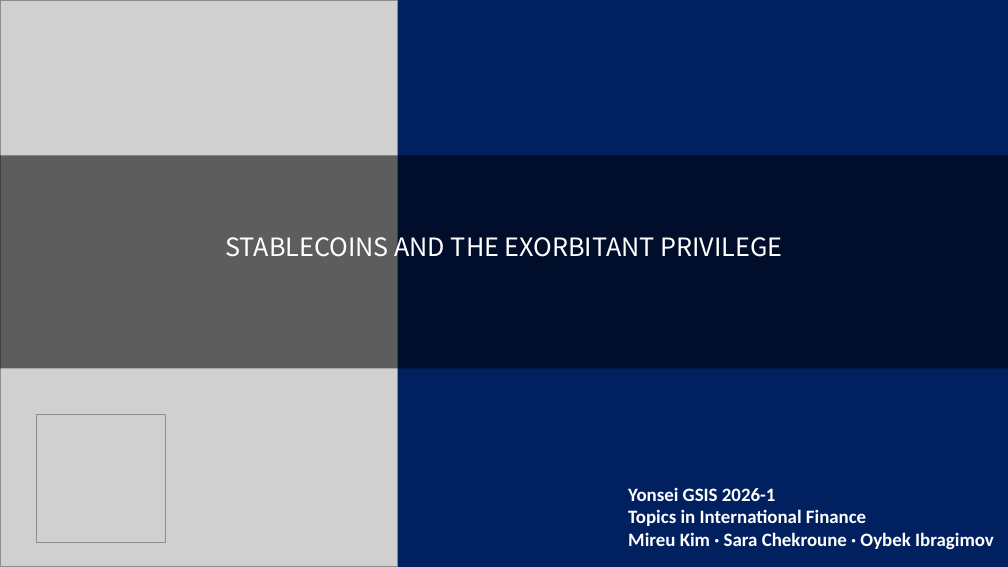
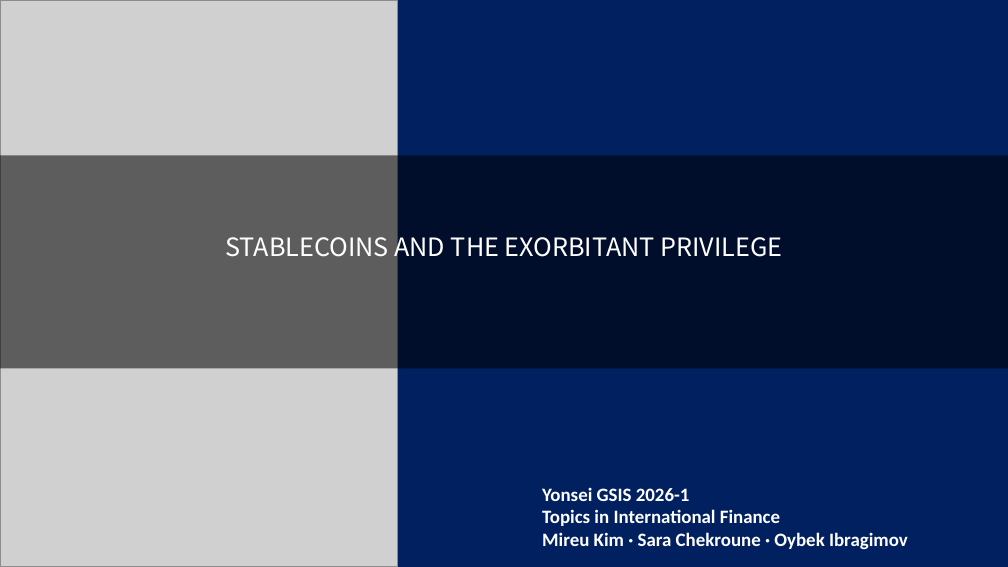
Before and after one commit to kimmireu0921/Stablecoins-and-the-Exorbitant-Privilege, a slide deck: slide 1 of FINAL_0512_Stablecoin_Exorbitant_Privilege.pptx. Drawn at 1008x567 pixels with LibreOffice and Linux fonts; fonts in the diff are those of the drawing; grey boxes stand for pictures. Boxes give left, top, right and bottom in pixels: in the first picture for what was removed or moved away, otherwise in the second. Text is boxed around its words. In the diff, an @@ line names an element or a change of style, - is before the commit and + after.

Commit message:
update_Oybek

```diff
--- a/FINAL_0512_Stablecoin_Exorbitant_Privilege.pptx
+++ b/FINAL_0512_Stablecoin_Exorbitant_Privilege.pptx
@@ picture removed at [36, 414, 165, 543] @@
@@ text "Yonsei GSIS 2026-1": place and size @@
-text "Yonsei GSIS 2026-1" at [628, 488, 994, 550]
+text "Yonsei GSIS 2026-1" at [542, 488, 908, 550]
```
Also in this commit, not shown: 2 other slides changed, 1 slide added.
